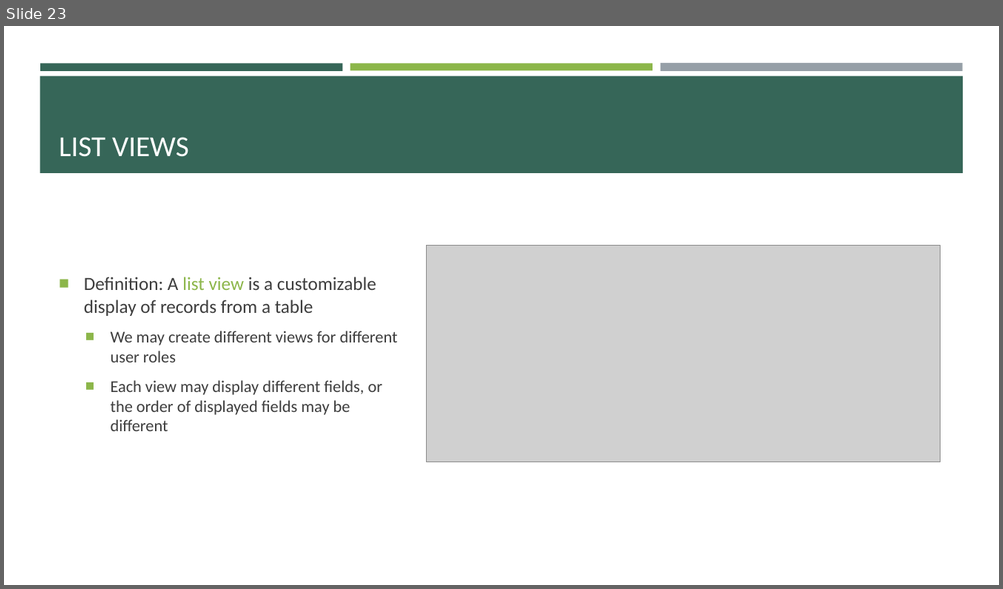
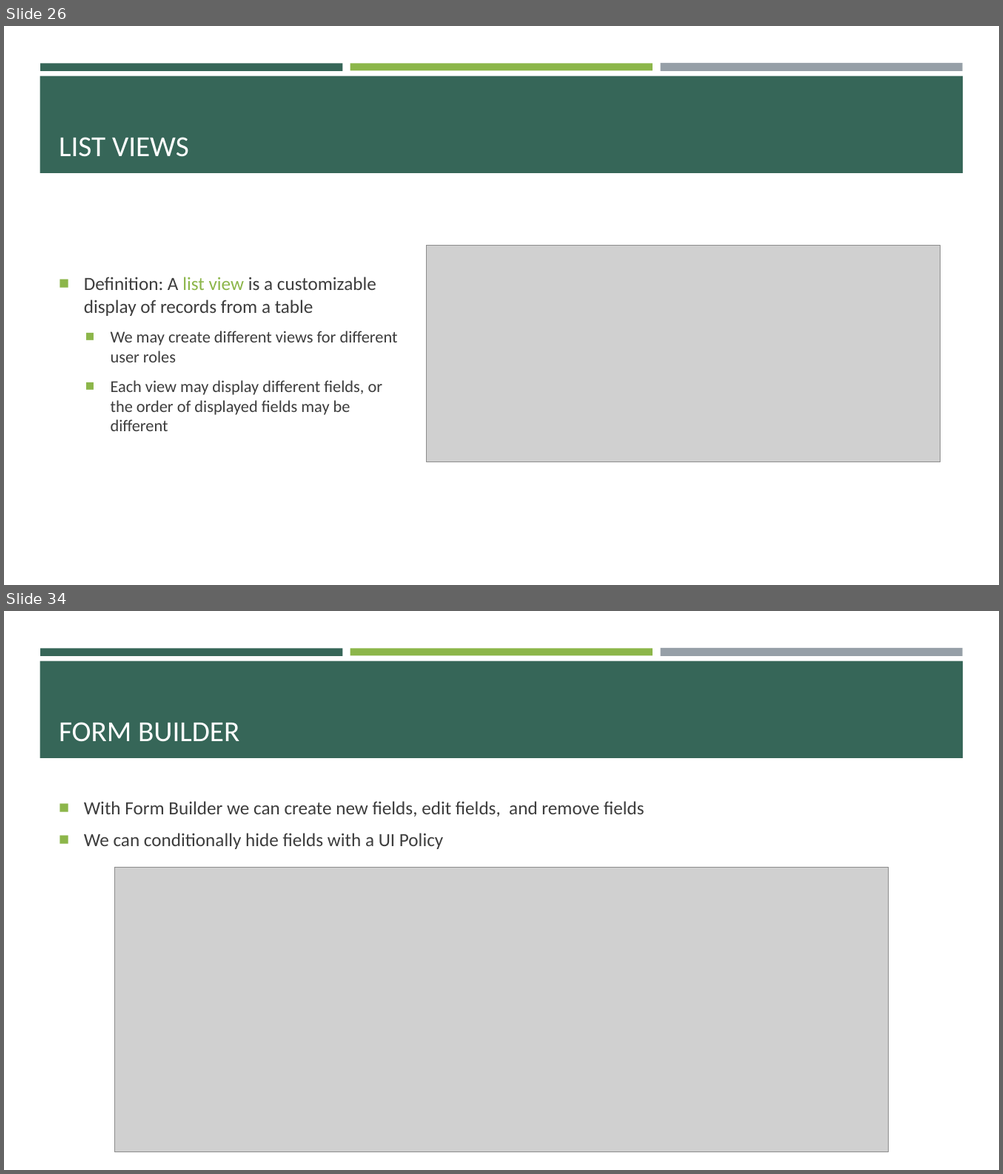
Before and after one commit to e-m-wilson/SNOW, a slide deck: Week_3/SNOW_Basics.pptx. Shown one above the other, each under a label of ours: slide 23 before the commit, slides 26 and 34 after it; the slides between them are not shown. The pictures are 1003x589 and 1003x1174 pixels, drawn with LibreOffice and Linux fonts; fonts in the diff are those of the drawing; grey boxes stand for pictures. Boxes give left, top, right and bottom in pixels: in the first picture for what was removed or moved away, otherwise in the second. Text is boxed around its words. In the diff, an @@ line names an element or a change of style, - is before the commit and + after.

```diff
--- a/Week_3/SNOW_Basics.pptx
+++ b/Week_3/SNOW_Basics.pptx
@@ slide 34 added at (4,611,999,1170), background #FFFFFF; not listed: 4 template elements that a slide beside it also shows @@
@@ title added at (59,722,239,742), 28 pt, text #FFFFFF @@
+FORM BUILDER
@@ text added at (84,801,644,849), 18 pt, text #3D3D3D @@
+■ With Form Builder we can create new fields, edit fields, and remove fields
+■ We can conditionally hide fields with a UI Policy
@@ picture added at (114,868,888,1153) @@
@@ what was slide 23 is now slide 26 @@
```
Also in this commit, not shown: 2 slides changed, 31 other slides added, 1 other file.
